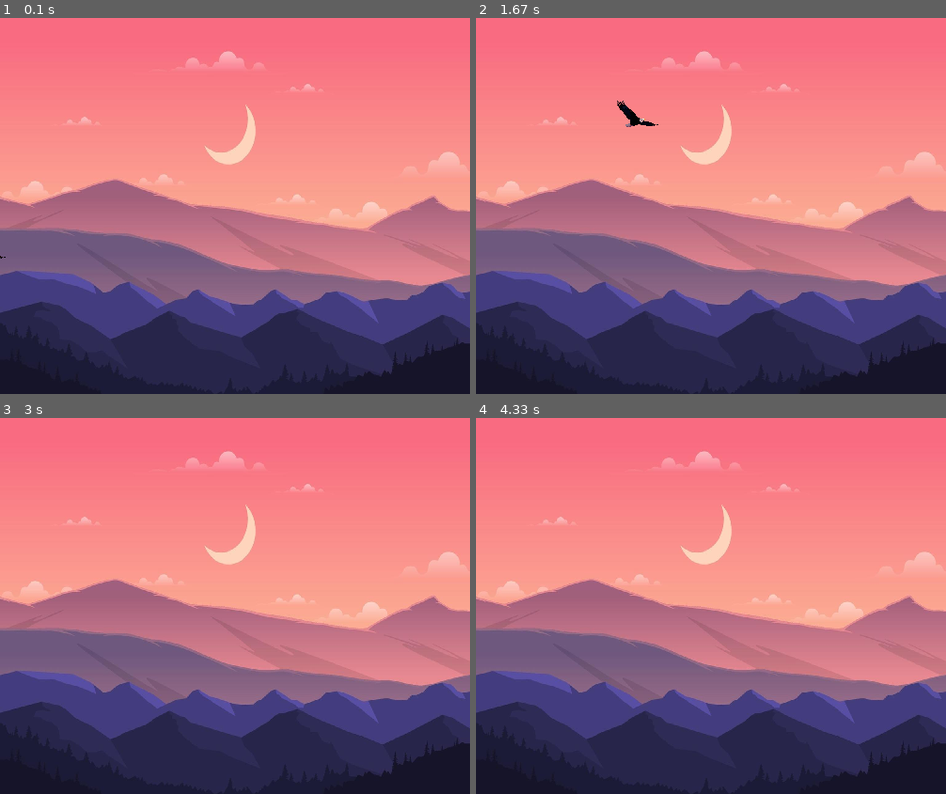
Above: before the commit, frames 1-4 (two rows, left to right).
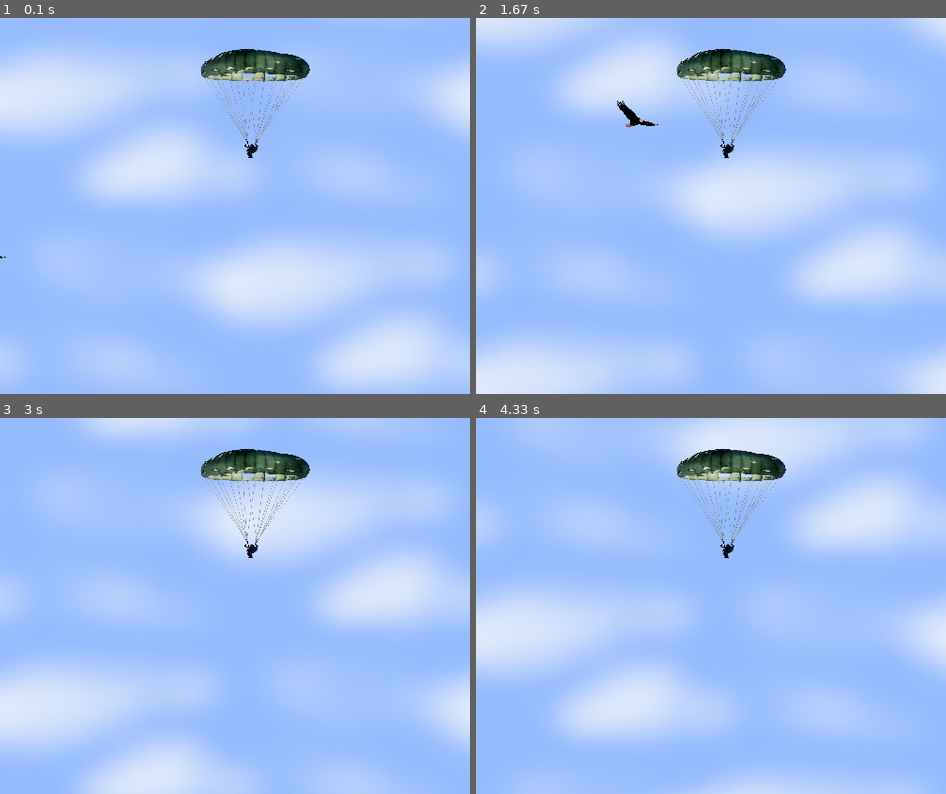
Above: after the commit, the same moments.

Repository: caiop3/PyGame
Game: pygame game, started from O código.py
Same seed, same stepped clock (60 frames per second), same inputs: the game is played once before the commit and once after it.
Inputs:
- Up to frame 1 (0.1 s): no input
- Up to frame 2 (1.67 s): no input
- Up to frame 3 (3 s): no input
- Up to frame 4 (4.33 s): no input

The runs differ from the first frame. In frame 1, 100% of the frame differs, in the area x 0-100%, y 0-100%; in frame 2, 100%; in frame 3, 100%; in frame 4, 100%.

Commit message:
Movendo o fundo

Diff:
--- a/O código.py
+++ b/O código.py
@@ -8,8 +8,10 @@
 HEIGHT = 400
 window = pygame.display.set_mode((WIDTH, HEIGHT))
 pygame.display.set_caption('Paraquedista')
+y_imagem_de_fundo= 0
+y_imagem_de_fundo1= HEIGHT
 
-image = pygame.image.load('Referencia/montain.jpg').convert()
+image = pygame.image.load('Referencia/sky3.jpg').convert()
 image = pygame.transform.scale(image, (500, 400))
 
 parachute_img = pygame.image.load('Referencia/parachute.png').convert_alpha()
@@ -73,6 +75,8 @@
 eagle1 = Eagle1(eagle1_img)
 eagle2 = Eagle2(eagle2_img)
 
+
+
 while game:
     clock.tick(FPS)
 
@@ -84,10 +88,25 @@
     eagle2.update()
 
     window.fill((0, 0, 0))
-    window.blit(image, (0, 0))
-    #window.blit(parachute_img, (210, 30))
+    window.blit(image, (0,y_imagem_de_fundo))
+    window.blit(image, (0,y_imagem_de_fundo1))
+    #window.blit(image, (0, 0))
+    window.blit(parachute_img, (210, 30))
     window.blit(eagle1.image, eagle1.rect)
     window.blit(eagle2.image, eagle2.rect)
+
+
+    # Mudando as posições da imagem de fundo:
+    y_imagem_de_fundo -= 2
+    y_imagem_de_fundo1 -= 2
+
+    # plotar novamente após sair da tela
+    if y_imagem_de_fundo1 <= -HEIGHT:
+        y_imagem_de_fundo1= HEIGHT
+
+    if y_imagem_de_fundo <= -HEIGHT:
+        y_imagem_de_fundo= HEIGHT
+
 
     pygame.display.update()
 
Binary file added: Referencia/sky3.jpg
